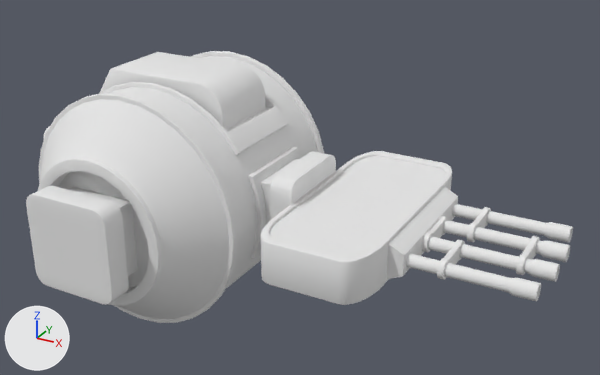
Renders of the OBJ model faster-than-scrap/art/models/modules/shotgun.obj from each side of a commit.
One viewpoint serves both versions: a 50 mm camera at (2.16, -2.84, 1.51) aimed at (0.57, 0.06, 0.07). Arrows for +X, +Y and +Z are at lower left; the lights stay in place. Where no turn or scale is listed for an object, it has been applied to the vertices.
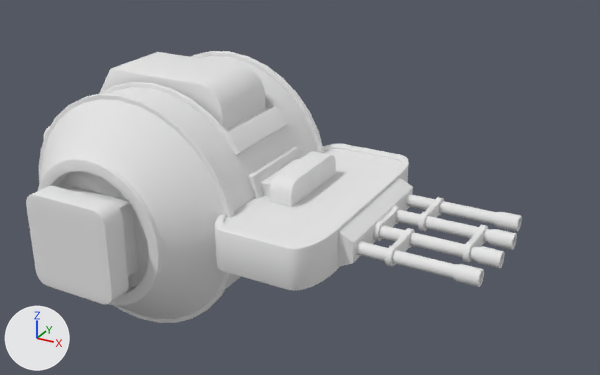
Where the change shows, as pixel boxes (x1, y1, x2, y2) in the pictures (600 x 375 px; the box of a moved part takes in the faces that stretch with it):
'Cylinder.004', reshaped (9% narrower)
    before: (26, 51, 573, 323)
    after: (26, 51, 522, 323)
part 1 of me_cylinder_004, moved or reshaped
    before: (261, 151, 458, 305)
    after: (215, 144, 413, 291)
part 2 of me_cylinder_004, moved or reshaped
    before: (428, 237, 560, 282)
    after: (379, 225, 505, 268)
part 3 of me_cylinder_004, moved or reshaped
    before: (437, 240, 465, 280)
    after: (385, 228, 415, 266)
part 4 of me_cylinder_004, moved or reshaped
    before: (422, 216, 448, 252)
    after: (373, 206, 401, 241)
part 5 of me_cylinder_004, moved or reshaped
    before: (443, 220, 570, 262)
    after: (396, 210, 517, 250)
part 6 of me_cylinder_004, moved or reshaped
    before: (516, 236, 540, 275)
    after: (462, 224, 488, 262)
part 7 of me_cylinder_004, moved or reshaped
    before: (467, 207, 491, 242)
    after: (418, 197, 444, 231)
part 8 of me_cylinder_004, moved or reshaped
    before: (452, 204, 573, 243)
    after: (406, 194, 522, 231)
part 9 of me_cylinder_004, moved or reshaped
    before: (406, 253, 541, 302)
    after: (356, 241, 484, 287)

The change in detail:
me_cylinder_004 has 6425 vertices, 6306 faces and spans x -0.67..1.71, y -0.77..0.77, z -0.52..0.54.
me_cylinder_004 is used by ob_cylinder_004; location (0.0, 0.0, 0.0).
me_cylinder_004 part 1: the loose piece of 596 vertices spanning x 0.66..1.2, y -0.53..0.53, z -0.09..0.11 is moved by (-0.2, 0.0, 0.0).
me_cylinder_004 part 2: the loose piece of 320 vertices spanning x 1.17..1.71, y -0.12..-0.05, z -0.01..0.06 is moved by (-0.2, 0.0, 0.0).
me_cylinder_004 part 3: the loose piece of 374 vertices spanning x 1.32..1.35, y -0.29..-0.05, z -0.01..0.06 is moved by (-0.2, 0.0, 0.0).
me_cylinder_004 part 4: the loose piece of 326 vertices spanning x 1.2..1.22, y -0.12..0.12, z -0.01..0.06 is moved by (-0.2, 0.0, 0.0).
me_cylinder_004 part 5: the loose piece of 320 vertices spanning x 1.17..1.71, y 0.05..0.12, z -0.01..0.06 is moved by (-0.2, 0.0, 0.0).
me_cylinder_004 part 6: the loose piece of 374 vertices spanning x 1.57..1.59, y -0.12..0.12, z -0.01..0.06 is moved by (-0.2, 0.0, 0.0).
me_cylinder_004 part 7: the loose piece of 374 vertices spanning x 1.32..1.35, y 0.04..0.29, z -0.01..0.06 is moved by (-0.2, 0.0, 0.0).
me_cylinder_004 part 8: the loose piece of 320 vertices spanning x 1.14..1.68, y 0.22..0.28, z -0.01..0.06 is moved by (-0.2, 0.0, 0.0).
me_cylinder_004 part 9: the loose piece of 320 vertices spanning x 1.14..1.68, y -0.29..-0.22, z -0.01..0.06 is moved by (-0.2, 0.0, 0.0).
